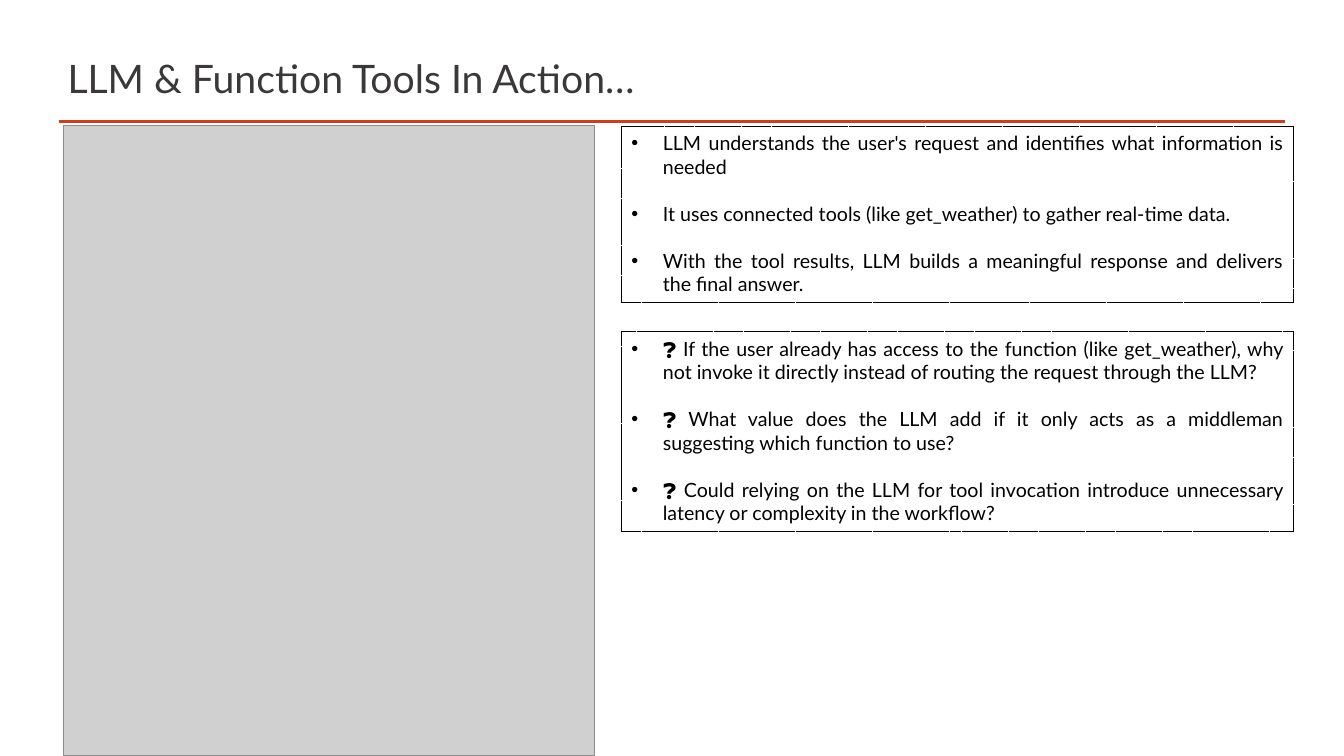
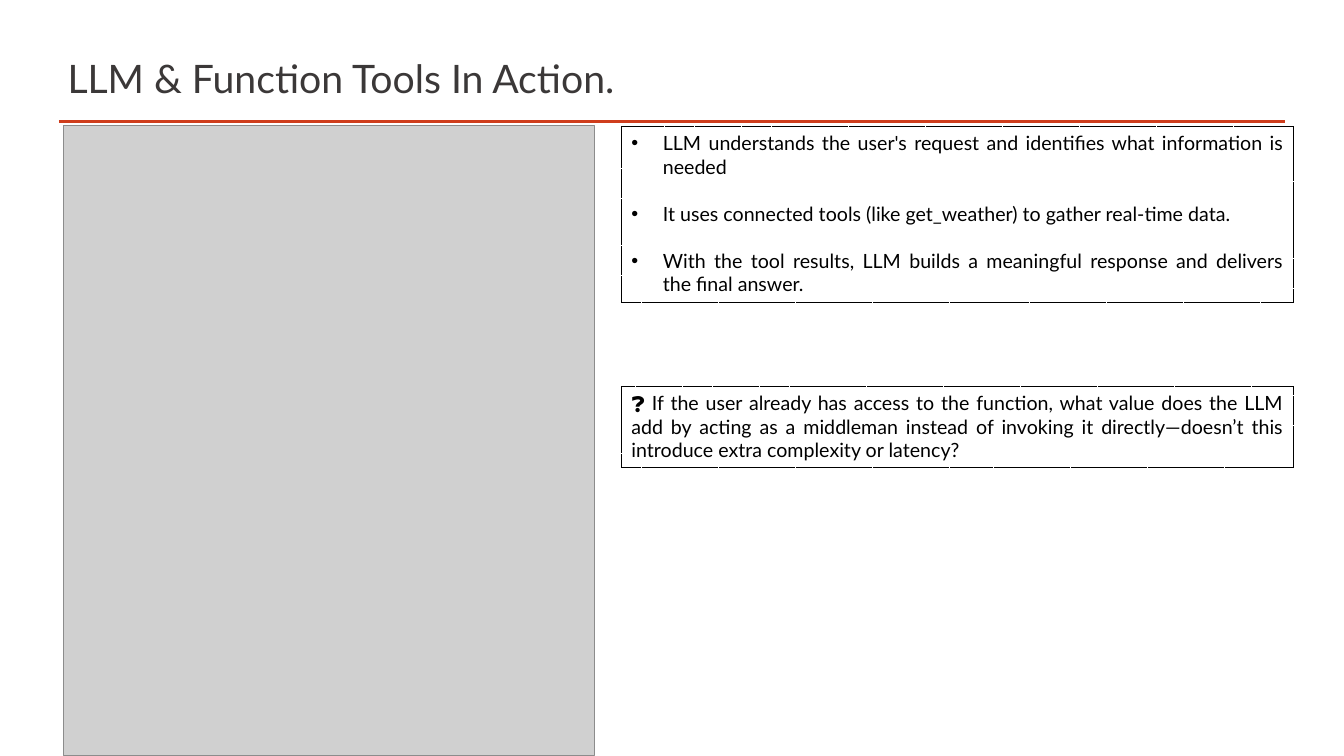
Before and after one commit to bhagavansprasad/OneMinVideos, a slide deck: slide 18 of 01-FunTools/01-FunTools.pptx. Drawn at 1344x756 pixels with LibreOffice and Linux fonts; fonts in the diff are those of the drawing; grey boxes stand for pictures. Boxes give left, top, right and bottom in pixels: in the first picture for what was removed or moved away, otherwise in the second. Text is boxed around its words. In the diff, an @@ line names an element or a change of style, - is before the commit and + after.

Commit message:
Small fixes

```diff
--- a/01-FunTools/01-FunTools.pptx
+++ b/01-FunTools/01-FunTools.pptx
@@ title at [68,64,614,94]: text changed @@
-LLM & Function Tools In Action…
+LLM & Function Tools In Action.
@@ rectangle "❓ If the user already ...": place and size @@
-rectangle "❓ If the user already ..." at [622,332,1295,532]
+rectangle "❓ If the user already ..." at [622,386,1295,468]
@@ text in rectangle at [631,395,1283,461]: text changed @@
-• ❓ If the user already has access to the function (like get_weather), why not invoke it directly instead of routing the request through the LLM?
-• ❓ What value does the LLM add if it only acts as a middleman suggesting which function to use?
-• ❓ Could relying on the LLM for tool invocation introduce unnecessary latency or complexity in the workflow?
+❓ If the user already has access to the function, what value does the LLM add by acting as a middleman instead of invoking it directly—doesn’t this introduce extra complexity or latency?
```
Also in this commit, not shown: 3 other slides changed.
